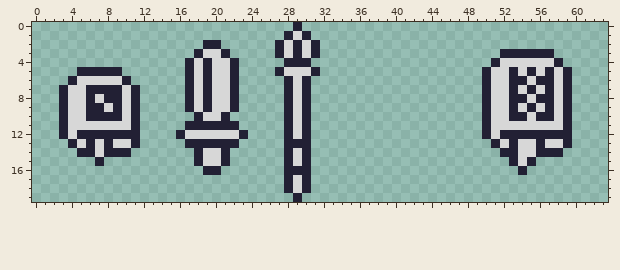
File history of a pixel-art file, ArtWorkspace/weapons.aseprite. This is how it looked before the edit.
64x20 pixels, 1 frame.
And afterwards:
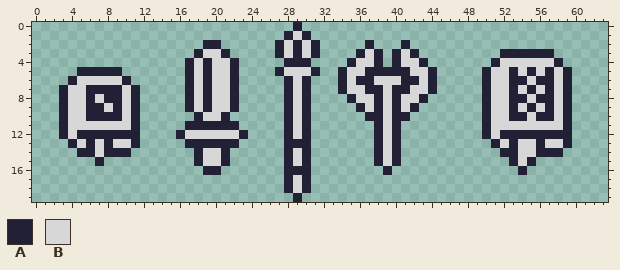
Palette (. is transparent): A #222034  B #d7d7d7
Changes in this commit:
--- layer "Layer 1"
@@ x 32..46 @@
  1 ...............
- 2 ...............
- 3 ...............
- 4 ...............
- 5 ...............
- 6 ...............
- 7 ...............
- 8 ...............
- 9 ...............
-10 ...............
-11 ...............
-12 ...............
-13 ...............
-14 ...............
-15 ...............
-16 ...............
+ 2 .....A...A.....
+ 3 ....ABA.ABA....
+ 4 ...ABBA.ABBA...
+ 5 ..ABBAAAAABBA..
+ 6 ..ABAABBBAABA..
+ 7 ..ABBAABAABBA..
+ 8 ...ABBABABBA...
+ 9 ....ABABABA....
+10 .....AABAA.....
+11 ......ABA......
+12 ......ABA......
+13 ......ABA......
+14 ......ABA......
+15 ......ABA......
+16 .......A.......
 17 ...............
